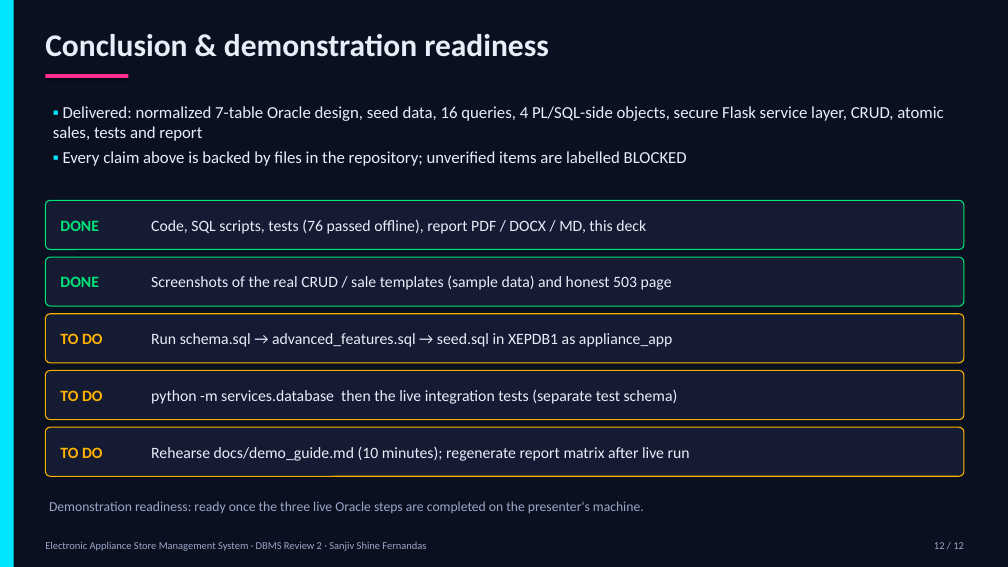
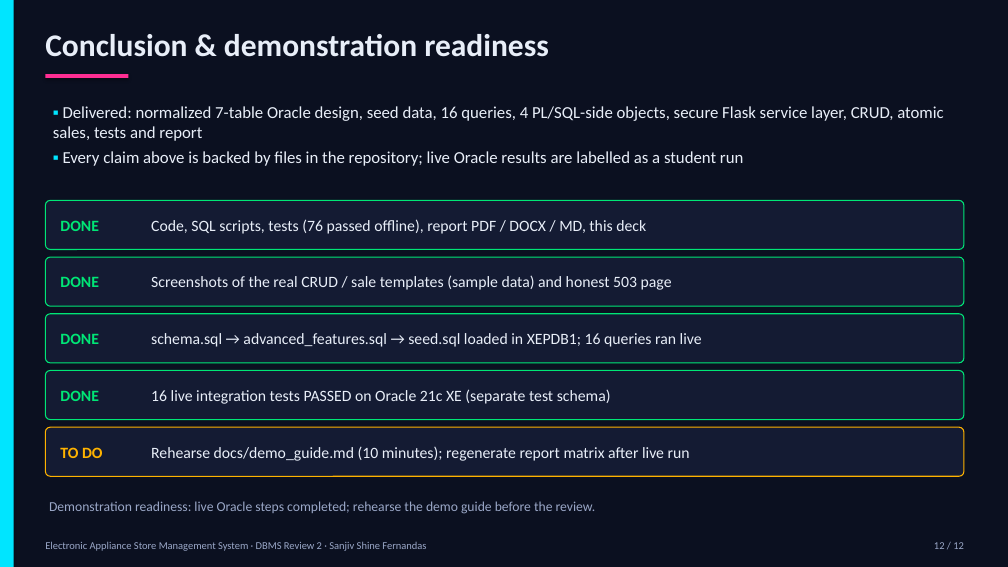
Before and after one commit to sanjiv283/Electronic_Appliance_Store_Manager, a slide deck: slide 12 of docs/Review_2_Presentation.pptx. Drawn at 1008x567 pixels with LibreOffice and Linux fonts; fonts in the diff are those of the drawing. Boxes give left, top, right and bottom in pixels: in the first picture for what was removed or moved away, otherwise in the second. Text is boxed around its words. In the diff, an @@ line names an element or a change of style, - is before the commit and + after.

```diff
--- a/docs/Review_2_Presentation.pptx
+++ b/docs/Review_2_Presentation.pptx
@@ text at [63, 151, 743, 166]: text changed @@
-▪ Every claim above is backed by files in the repository; unverified items are labelled BLOCKED
+▪ Every claim above is backed by files in the repository; live Oracle results are labelled as a student run
@@ rounded rectangle at [45, 314, 964, 363]: outline #FFB300 1 pt to #00E676 1 pt @@
@@ text at [60, 333, 99, 344]: text changed; text colour #FFB300 to #00E676 @@
-TO DO
+DONE
@@ text at [151, 333, 702, 347]: text changed @@
-Run schema.sql → advanced_features.sql → seed.sql in XEPDB1 as appliance_app
+schema.sql → advanced_features.sql → seed.sql loaded in XEPDB1; 16 queries ran live
@@ rounded rectangle at [45, 371, 964, 420]: outline #FFB300 1 pt to #00E676 1 pt @@
@@ text at [151, 389, 611, 404]: text changed @@
-python -m services.database then the live integration tests (separate test schema)
+16 live integration tests PASSED on Oracle 21c XE (separate test schema)
@@ text at [60, 390, 99, 401]: text changed; text colour #FFB300 to #00E676 @@
-TO DO
+DONE
@@ text at [49, 501, 596, 514]: text changed @@
-Demonstration readiness: ready once the three live Oracle steps are completed on the presenter's machine.
+Demonstration readiness: live Oracle steps completed; rehearse the demo guide before the review.
```
Also in this commit, not shown: 2 other slides changed, 6 other files.
